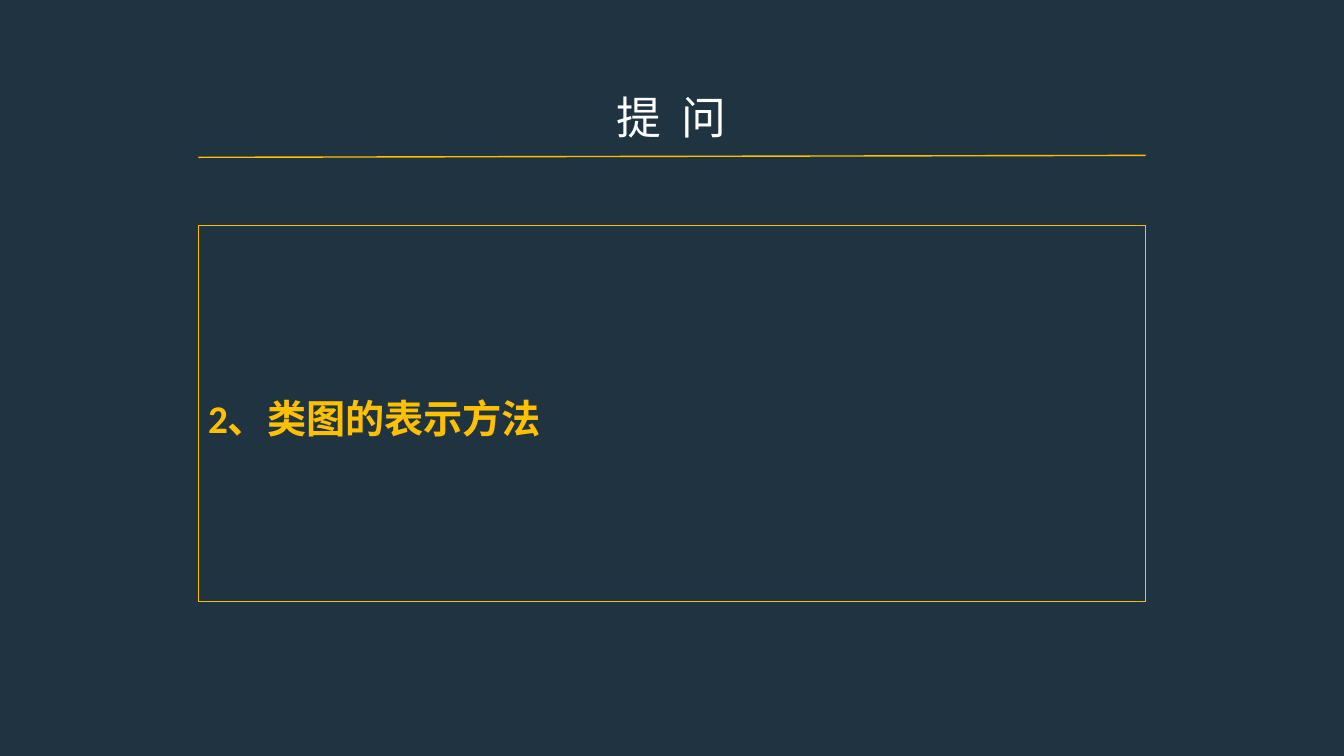
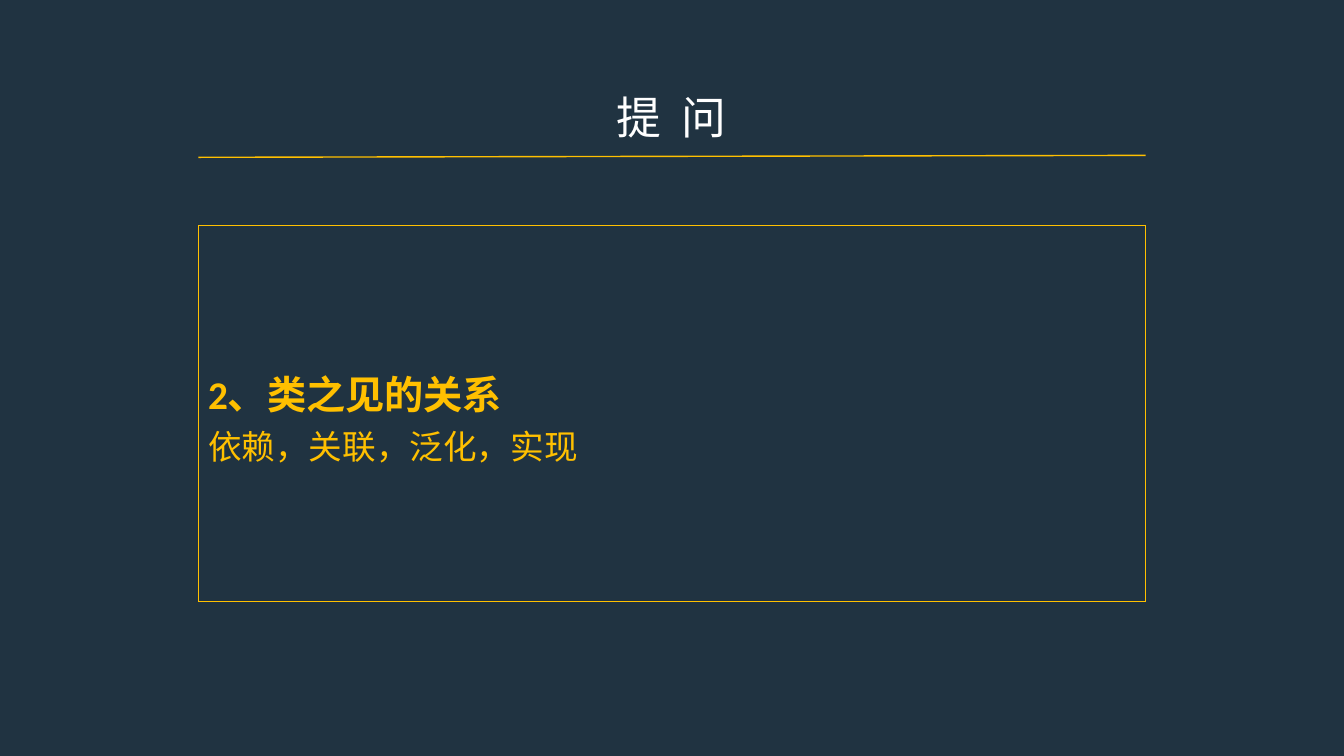
Before and after one commit to PRD2017-G07/G07-teamwork, a slide deck: slide 31 of 0PPT/UML图.pptx. Drawn at 1344x756 pixels with LibreOffice and Linux fonts; fonts in the diff are those of the drawing. Boxes give left, top, right and bottom in pixels: in the first picture for what was removed or moved away, otherwise in the second. Text is boxed around its words. In the diff, an @@ line names an element or a change of style, - is before the commit and + after.

Commit message:
GBL

```diff
--- a/0PPT/UML图.pptx
+++ b/0PPT/UML图.pptx
@@ text in rectangle at (208, 376, 578, 463): text changed; size 28 to 24 pt; bold off @@
-2、类图的表示方法
+2、类之见的关系
+依赖，关联，泛化，实现
```
Also in this commit, not shown: 2 other slides changed.
